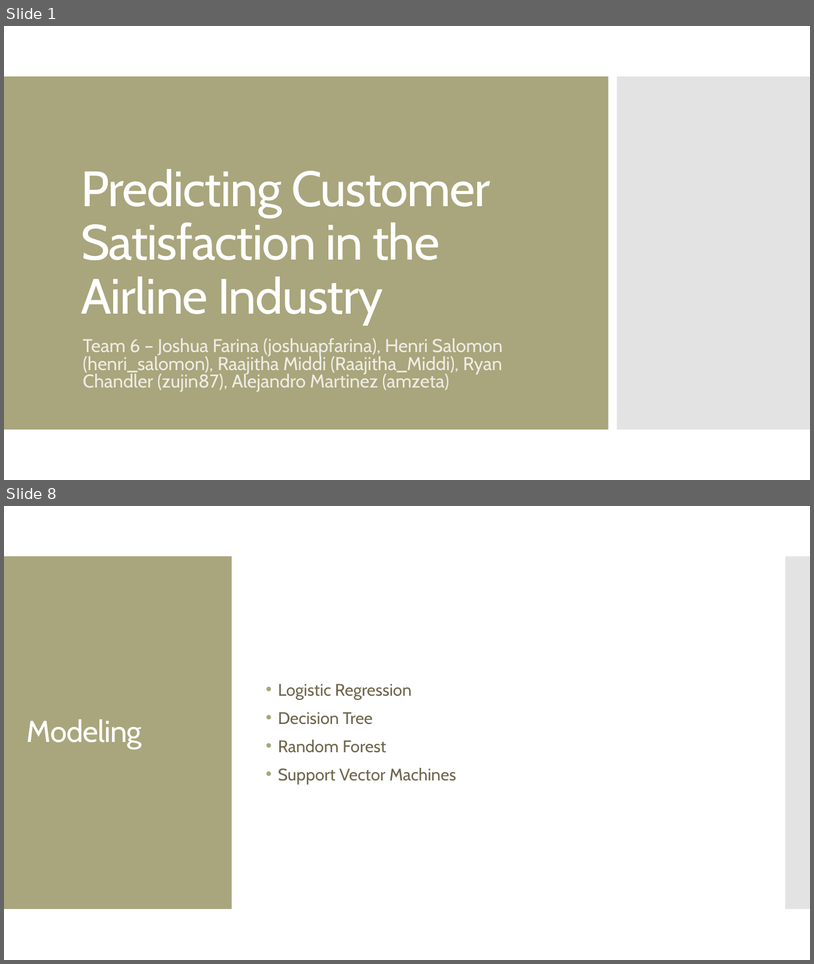
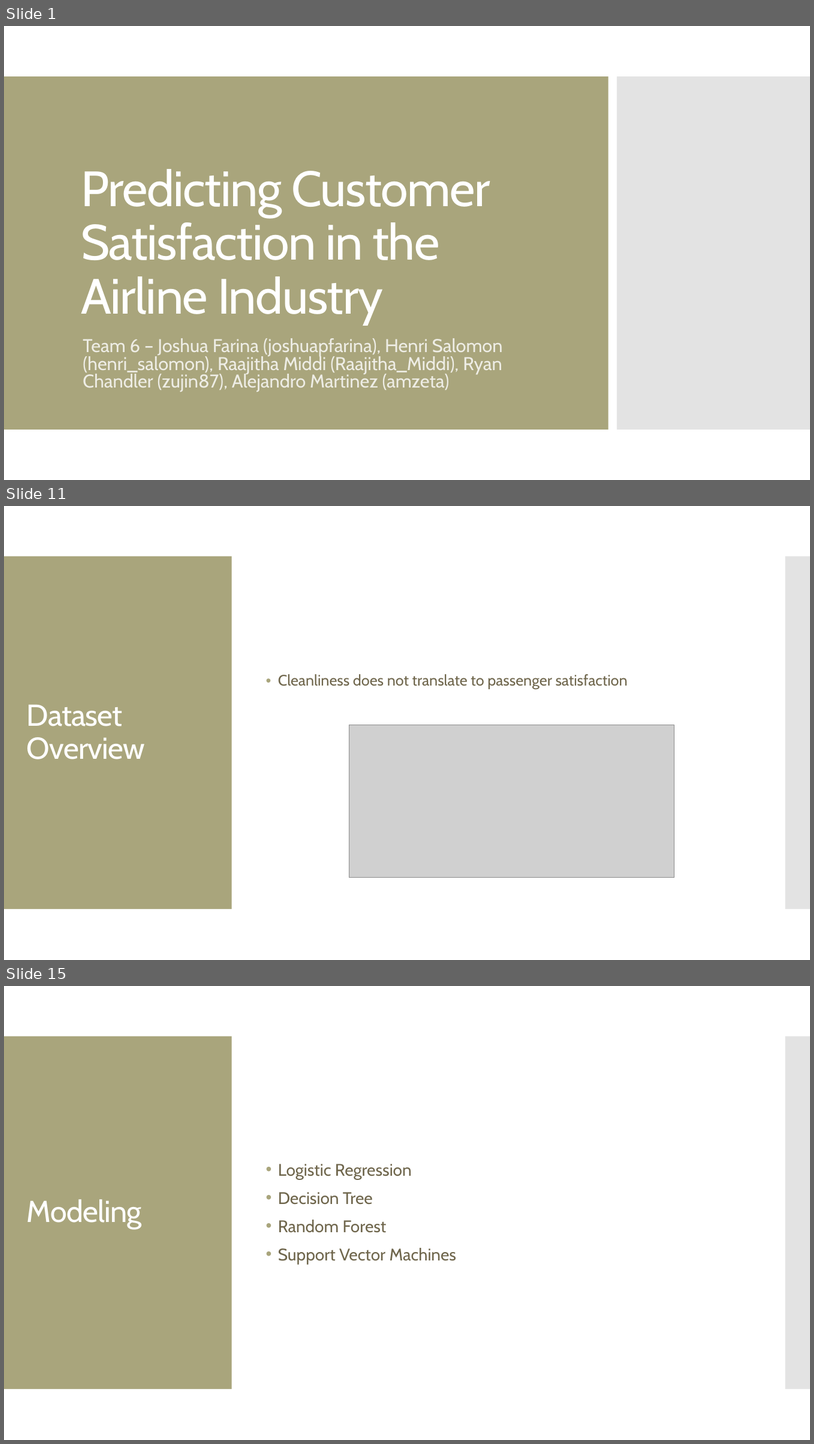
Before and after one commit to MGT-6203-Summer-2023-Edx/Team-6, a slide deck: Final Presentation Slides/Team_6_Final_Slides.pptx. Shown one above the other, each under a label of ours: slides 1 and 8 before the commit, slides 1, 11 and 15 after it; the slides between them are not shown. The pictures are 814x964 and 814x1444 pixels, drawn with LibreOffice and Linux fonts; fonts in the diff are those of the drawing; grey boxes stand for pictures. Boxes give left, top, right and bottom in pixels: in the first picture for what was removed or moved away, otherwise in the second. Text is boxed around its words. In the diff, an @@ line names an element or a change of style, - is before the commit and + after.

```diff
--- a/Final Presentation Slides/Team_6_Final_Slides.pptx
+++ b/Final Presentation Slides/Team_6_Final_Slides.pptx
@@ slide 11 added at <box>4,506,810,960</box>, background #FFFFFF; not listed: 2 template elements that a slide beside it also shows @@
@@ text added at <box>278,674,628,690</box>, 18 pt, text #6F664C @@
+• Cleanliness does not translate to passenger satisfaction
@@ title added at <box>27,705,145,759</box>, 36 pt, text #FFFFFF @@
+Dataset Overview
@@ picture added at <box>350,725,675,877</box> @@
@@ what was slide 8 is now slide 15 @@
```
Also in this commit, not shown: 3 slides changed, 9 other slides added, 3 slides removed.
